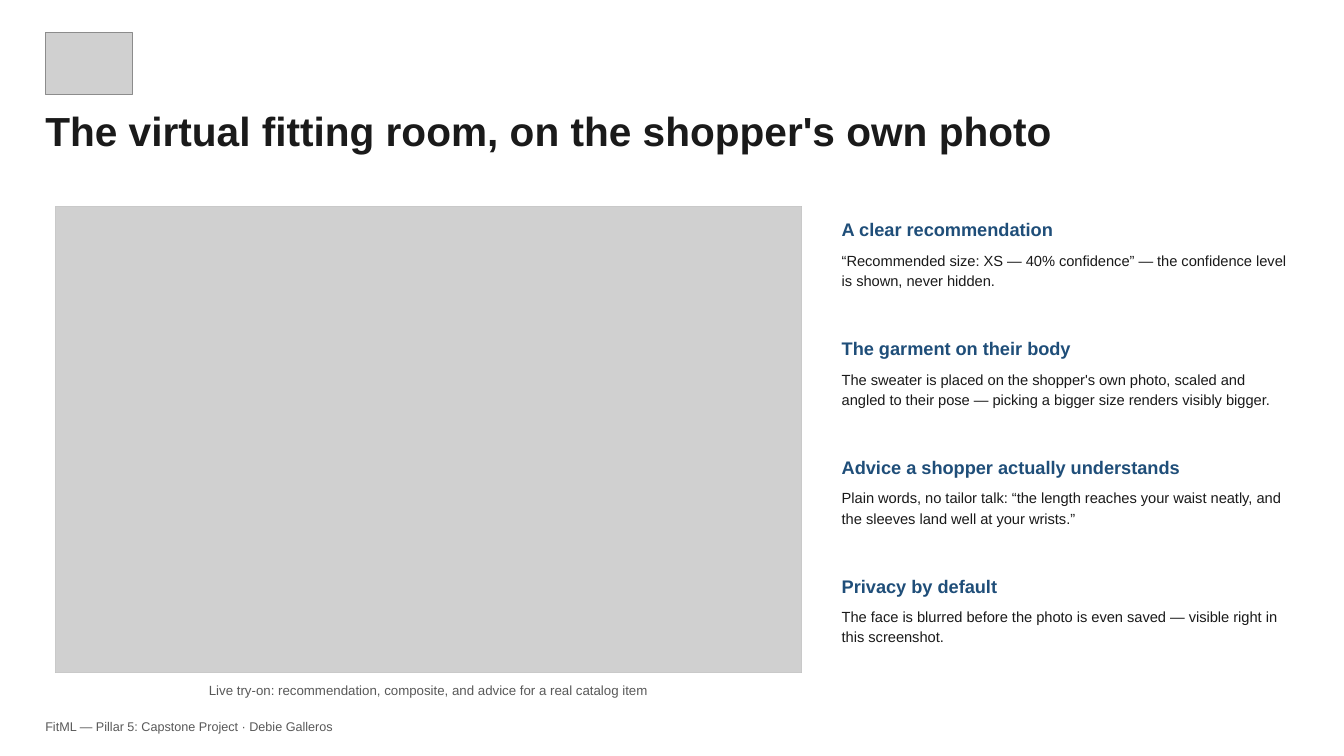
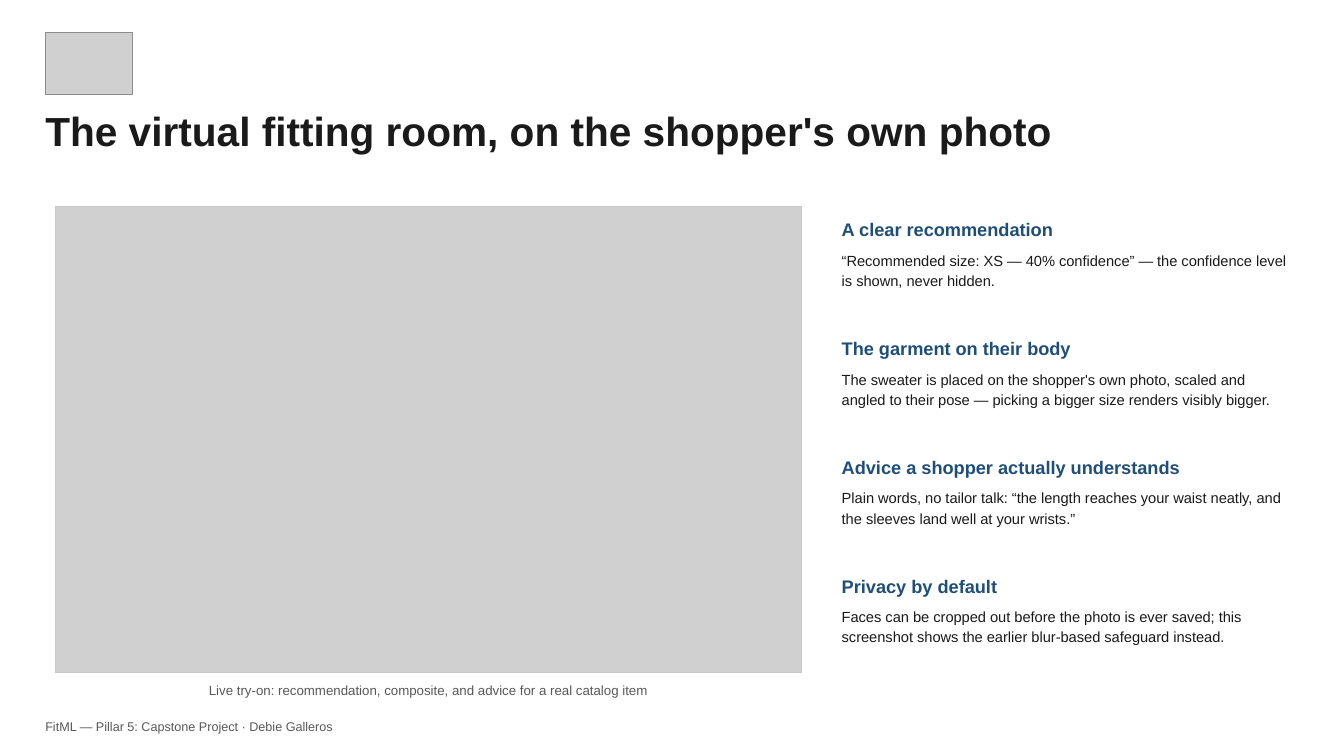
Before and after one commit to debiegalleros/fitml-capstone, a slide deck: slide 4 of submission/Debie_Galleros_Pillar5_CapstoneProject_BusinessDeck.pptx. Drawn at 1344x756 pixels with LibreOffice and Linux fonts; fonts in the diff are those of the drawing; grey boxes stand for pictures. Boxes give left, top, right and bottom in pixels: in the first picture for what was removed or moved away, otherwise in the second. Text is boxed around its words. In the diff, an @@ line names an element or a change of style, - is before the commit and + after.

```diff
--- a/submission/Debie_Galleros_Pillar5_CapstoneProject_BusinessDeck.pptx
+++ b/submission/Debie_Galleros_Pillar5_CapstoneProject_BusinessDeck.pptx
@@ text at box(842, 611, 1242, 645): text changed @@
-The face is blurred before the photo is even saved — visible right in this screenshot.
+Faces can be cropped out before the photo is ever saved; this screenshot shows the earlier blur-based safeguard instead.
```
Also in this commit, not shown: 3 other slides changed, 6 other files.
